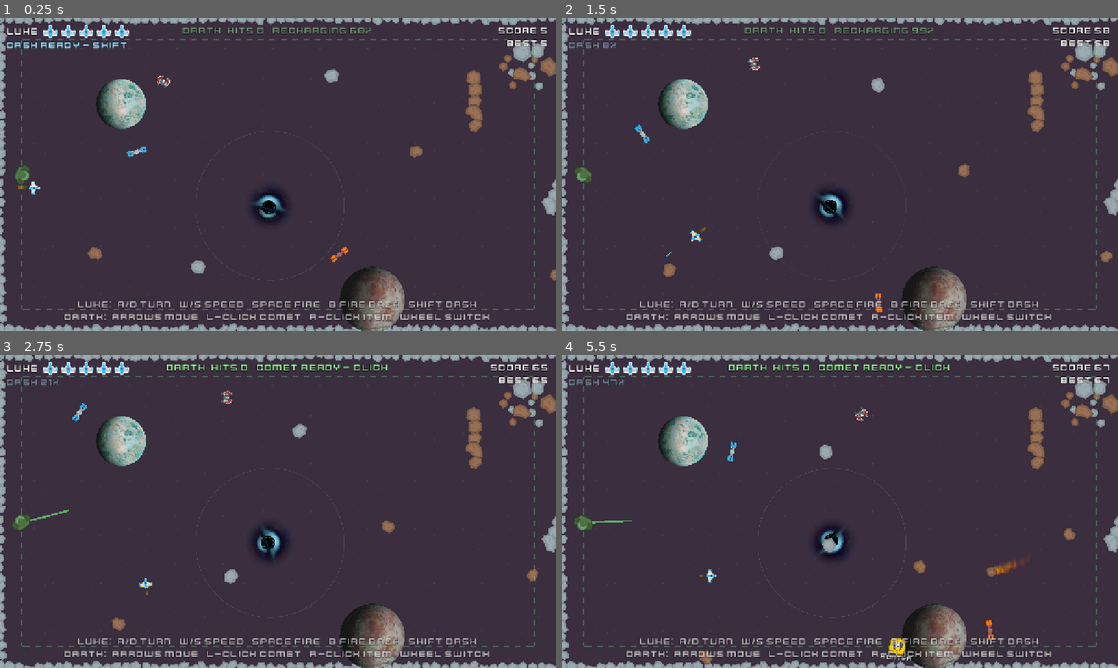
Above: before the commit, frames 1-4 (two rows, left to right).
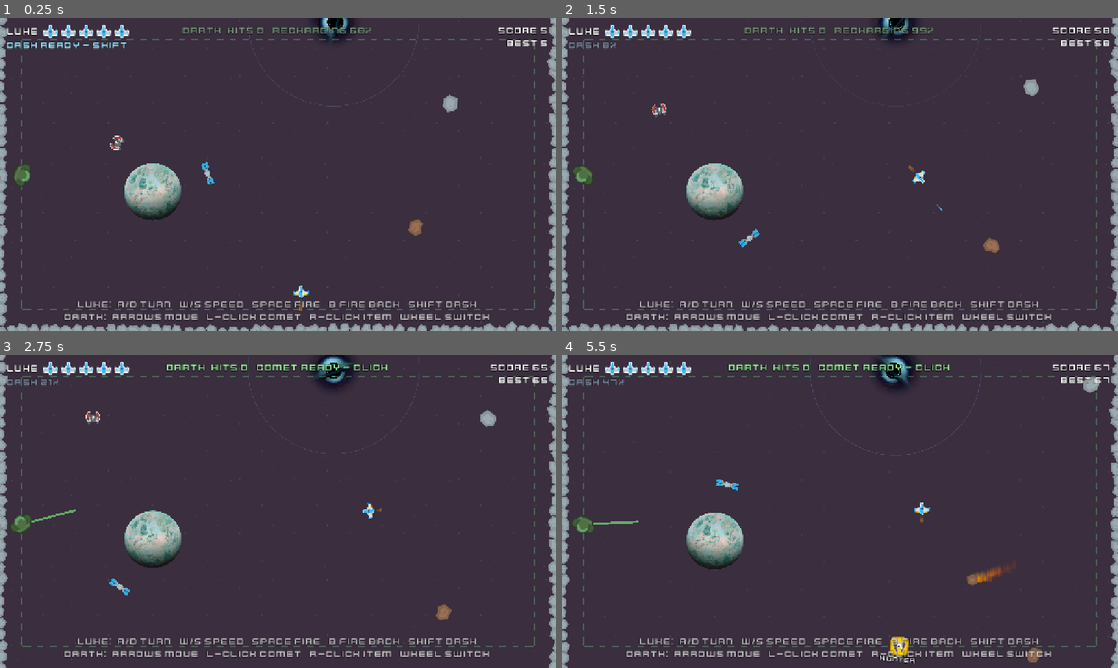
Above: after the commit, the same moments.

Repository: pricezhang42/star-fight
Game: Godot game, scene res://scenes/main.tscn
The game is run twice, just before and just after one commit, with the same random seed, the same clock (stepped at 60 frames per second) and the same inputs.
Inputs (mouse positions are in pixels of both pictures, inside the frame that each line leads up to):
- Up to frame 1 (0.25 s): no input
- Up to frame 2 (1.5 s): tap Enter (restart) at 0.5 s; move the mouse to (962, 158) at 0.52 s; hold D (turn_right) 0.53-1.28 s; tap Shift (dash) at 0.6 s; move the mouse to (728, 190) at 1.27 s; hold S (brake) from 1.28 s (still down); tap Space (fire) at 1.35 s
- Up to frame 3 (2.75 s): move the mouse to (333, 442) at 2.02 s; release S (brake) at 2.03 s; hold D (turn_right) from 2.03 s (still down); tap Down (p2_down) at 2.1 s
- Up to frame 4 (5.5 s): move the mouse to (812, 574) at 2.77 s; release D (turn_right) at 2.78 s; hold W (thrust) 2.78-3.53 s; tap Left (p2_left) at 2.85 s; move the mouse to (1006, 558) at 3.52 s; hold A (turn_left) 3.53-5.03 s; tap Mouse wheel down (p2_next) at 3.6 s; tap Enter (restart) at 4.15 s; move the mouse to (673, 464) at 4.27 s; tap Mouse wheel up (p2_prev) at 4.35 s; move the mouse to (867, 511) at 5.02 s; hold S (brake) from 5.03 s (still down); tap Right (p2_right) at 5.1 s

The runs differ from the first frame. In frame 1, 11% of the frame differs, in the area x 0-100%, y 0-100%; in frame 2, 11%; in frame 3, 12%; in frame 4, 12%.

Commit message:
Vertical version: the game scrolls upward
All level content now sits under a Level node rotated -90 degrees, so the
existing sideways layout and generator read bottom to top without being
rewritten. The play area is 2600 px wide (opening layout stretched across
to match), the camera fits the full width, progress and score are measured
upward, flying back is limited downward, and the background scrolls
vertically. Chasers steer with their global rotation so they still work
inside the rotated level. Best score is saved separately.

Diff:
--- a/scenes/main.tscn
+++ b/scenes/main.tscn
@@ -27,19 +27,22 @@
 
 [node name="Main" type="Node2D"]
 script = ExtResource("main")
-world_size = Vector2(3400, 1680)
+world_size = Vector2(2600, 3400)
 
 [node name="Background" type="Sprite2D" parent="."]
 texture_repeat = 2
-position = Vector2(-600, -400)
+position = Vector2(-700, -3000)
 texture = ExtResource("bg")
 centered = false
 region_enabled = true
-region_rect = Rect2(0, 0, 4600, 2600)
+region_rect = Rect2(0, 0, 4000, 4200)
 
-[node name="Borders" type="Node2D" parent="."]
+[node name="Level" type="Node2D" parent="."]
+rotation = -1.5708
 
-[node name="Top" parent="Borders" instance=ExtResource("wall")]
+[node name="Borders" type="Node2D" parent="Level"]
+
+[node name="Top" parent="Level/Borders" instance=ExtResource("wall")]
 breakable = false
 length = 3348.0
 vertical = false
@@ -47,128 +50,129 @@
 rock_scale = 0.6
 random_seed = 11
 
-[node name="Bottom" parent="Borders" instance=ExtResource("wall")]
+[node name="Bottom" parent="Level/Borders" instance=ExtResource("wall")]
 breakable = false
-position = Vector2(0, 1680)
+position = Vector2(0, 2600)
 length = 3348.0
 vertical = false
 spacing = 52.0
 rock_scale = 0.6
 random_seed = 12
 
-[node name="Left" parent="Borders" instance=ExtResource("wall")]
+[node name="Left" parent="Level/Borders" instance=ExtResource("wall")]
 breakable = false
-length = 1680.0
+length = 2600.0
 spacing = 52.0
 rock_scale = 0.6
 random_seed = 13
 
-[node name="PlanetA" parent="." instance=ExtResource("planet")]
-position = Vector2(650, 462)
+[node name="PlanetA" parent="Level" instance=ExtResource("planet")]
+position = Vector2(650, 715)
 radius = 160.0
 texture = ExtResource("planet19")
 
-[node name="Satellite" parent="PlanetA" instance=ExtResource("satellite")]
+[node name="Satellite" parent="Level/PlanetA" instance=ExtResource("satellite")]
 orbit_radius = 270.0
 angle = 1.0
 orbit_speed = 1.0
 
-[node name="ShipPath" type="Path2D" parent="."]
-position = Vector2(1250, 378)
+[node name="ShipPath" type="Path2D" parent="Level"]
+position = Vector2(1250, 585)
 curve = SubResource("ship_loop")
 
-[node name="RedShip1" parent="ShipPath" instance=ExtResource("pathship")]
+[node name="RedShip1" parent="Level/ShipPath" instance=ExtResource("pathship")]
 speed = 150.0
 fire_cooldown = 2.8
 
-[node name="BlackHole" parent="." instance=ExtResource("blackhole")]
-position = Vector2(1450, 1008)
+[node name="BlackHole" parent="Level" instance=ExtResource("blackhole")]
+position = Vector2(1450, 1560)
 pull_radius = 400.0
 strength = 1000.0
 
-[node name="PlanetB" parent="." instance=ExtResource("planet")]
-position = Vector2(2000, 1512)
+[node name="PlanetB" parent="Level" instance=ExtResource("planet")]
+position = Vector2(2000, 2340)
 radius = 210.0
 texture = ExtResource("planet14")
 spin_speed = -0.04
 
-[node name="EnemySatellite" parent="PlanetB" instance=ExtResource("satellite")]
+[node name="EnemySatellite" parent="Level/PlanetB" instance=ExtResource("satellite")]
 orbit_radius = 300.0
 angle = -2.0
 orbit_speed = -0.8
 hostile = true
 fire_cooldown = 3.0
 
-[node name="AsteroidBelts" type="Node2D" parent="."]
+[node name="AsteroidBelts" type="Node2D" parent="Level"]
 
-[node name="Clump" parent="AsteroidBelts" instance=ExtResource("cluster")]
-position = Vector2(2830, 266)
+[node name="Clump" parent="Level/AsteroidBelts" instance=ExtResource("cluster")]
+position = Vector2(2830, 412)
 radius = 130.0
 count = 12
 rock_scale = 1.0
 random_seed = 5
 
-[node name="StripTop" parent="AsteroidBelts" instance=ExtResource("wall")]
-position = Vector2(2550, 322)
+[node name="StripTop" parent="Level/AsteroidBelts" instance=ExtResource("wall")]
+position = Vector2(2550, 498)
 length = 300.0
 spacing = 64.0
 rock_scale = 0.8
 brown = true
 random_seed = 31
 
-[node name="DiagonalStrip" parent="AsteroidBelts" instance=ExtResource("wall")]
-position = Vector2(3100, 728)
+[node name="DiagonalStrip" parent="Level/AsteroidBelts" instance=ExtResource("wall")]
+position = Vector2(3100, 1127)
 rotation = 0.487
 length = 380.0
 spacing = 64.0
 rock_scale = 0.8
 random_seed = 32
 
-[node name="MovingRock1" parent="AsteroidBelts" instance=ExtResource("rock")]
-position = Vector2(1050, 1350)
+[node name="MovingRock1" parent="Level/AsteroidBelts" instance=ExtResource("rock")]
+position = Vector2(1050, 2089)
 texture = ExtResource("rocktex")
 radius = 34.0
 sprite_scale = 0.9
 moving = true
 start_velocity = Vector2(70, -60)
 
-[node name="MovingRock2" parent="AsteroidBelts" instance=ExtResource("rock")]
-position = Vector2(2250, 700)
+[node name="MovingRock2" parent="Level/AsteroidBelts" instance=ExtResource("rock")]
+position = Vector2(2250, 1083)
 radius = 30.0
 sprite_scale = 0.75
 moving = true
 start_velocity = Vector2(-60, 80)
 
-[node name="MovingRock3" parent="AsteroidBelts" instance=ExtResource("rock")]
-position = Vector2(500, 1250)
+[node name="MovingRock3" parent="Level/AsteroidBelts" instance=ExtResource("rock")]
+position = Vector2(500, 1935)
 radius = 32.0
 sprite_scale = 0.8
 moving = true
 start_velocity = Vector2(50, 70)
 
-[node name="MovingRock4" parent="AsteroidBelts" instance=ExtResource("rock")]
-position = Vector2(1800, 300)
+[node name="MovingRock4" parent="Level/AsteroidBelts" instance=ExtResource("rock")]
+position = Vector2(1800, 464)
 texture = ExtResource("rocktex")
 radius = 34.0
 sprite_scale = 0.9
 moving = true
 start_velocity = Vector2(-70, 40)
 
-[node name="MovingRock5" parent="AsteroidBelts" instance=ExtResource("rock")]
-position = Vector2(3000, 1400)
+[node name="MovingRock5" parent="Level/AsteroidBelts" instance=ExtResource("rock")]
+position = Vector2(3000, 2167)
 radius = 28.0
 sprite_scale = 0.7
 moving = true
 start_velocity = Vector2(-50, -80)
 
-[node name="Aliens" type="Node2D" parent="."]
+[node name="Aliens" type="Node2D" parent="Level"]
 
-[node name="LevelGenerator" type="Node2D" parent="."]
+[node name="LevelGenerator" type="Node2D" parent="Level"]
 script = ExtResource("gen")
-world_height = 1680.0
+world_height = 2600.0
 
 [node name="Player" parent="." instance=ExtResource("player")]
-position = Vector2(130, 910)
+position = Vector2(1408, -130)
+rotation = -1.5708
 
 [node name="AlienAstronaut" parent="." instance=ExtResource("astronaut")]
 
--- a/scripts/chaser.gd
+++ b/scripts/chaser.gd
@@ -25,7 +25,7 @@
 
 func _ready() -> void:
 	home = global_position
-	heading = rotation
+	heading = global_rotation
 	_cooldown = randf_range(0.5, fire_cooldown)
 
 
@@ -50,7 +50,7 @@
 	if to_target.length() > 2.0:
 		heading = rotate_toward(heading, to_target.angle(), turn_speed * delta)
 	velocity = Vector2.RIGHT.rotated(heading) * spd
-	rotation = heading
+	global_rotation = heading
 	move_and_slide()
 
 	_cooldown -= delta
--- a/scripts/main.gd
+++ b/scripts/main.gd
@@ -1,11 +1,15 @@
 extends Node2D
-## Level controller for the endless run: wires up the player and HUD, keeps
-## the level generating ahead of the player, tracks the distance score and
-## handles game over and restart.
-
-## Height of the playable area. (Width is endless.)
-@export var world_size := Vector2(3400, 1200)
-## Score points per pixel flown to the right.
+## Level controller for the endless run (vertical version): wires up the
+## player and HUD, keeps the level generating above the player, tracks the
+## height score and handles game over and restart.
+##
+## The level itself is built "sideways" under the Level node, which is turned
+## 90 degrees so that the level's forward direction (its +x) points up the
+## screen. Level-local x = height climbed = -world y.
+
+## Width of the playable area (x). Height is endless upwards.
+@export var world_size := Vector2(2600, 3400)
+## Score points per pixel climbed.
 @export var score_per_pixel := 0.1
 ## Points Luke earns for each laser hit on Darth.
 @export var darth_hit_points := 100
@@ -23,7 +27,7 @@
 @export var window_fraction := 0.92
 
 const COMET := preload("res://scenes/comet.tscn")
-const SAVE_PATH := "user://star_fights.cfg"
+const SAVE_PATH := "user://star_fights_vertical.cfg"
 static var _window_sized := false
 
 var _over := false
@@ -37,7 +41,7 @@
 
 @onready var player = $Player
 @onready var hud = $HUD
-@onready var generator = $LevelGenerator
+@onready var generator = $Level/LevelGenerator
 @onready var background: Sprite2D = $Background
 @onready var camera: Camera2D = $Player/Camera2D
 @onready var lose_sound: AudioStreamPlayer = $LoseSound
@@ -45,9 +49,9 @@
 
 func _ready() -> void:
 	camera.limit_left = 0
-	camera.limit_top = 0
-	camera.limit_right = 100000000
-	camera.limit_bottom = int(world_size.y)
+	camera.limit_right = int(world_size.x)
+	camera.limit_top = -100000000
+	camera.limit_bottom = 0
 	player.lives_changed.connect(hud.set_lives)
 	player.died.connect(_on_player_died)
 	hud.set_lives(player.lives)
@@ -59,13 +63,13 @@
 	player.status_changed.connect(hud.set_luke_status)
 	player.dash_changed.connect(hud.set_dash)
 	hud.set_p2_hits(0)
-	_start_x = player.global_position.x
+	_start_x = -player.global_position.y
 	_furthest_x = _start_x
 	best = _load_best()
 	hud.set_score(0, best)
 	_size_window()
-	get_viewport().size_changed.connect(_fit_height)
-	_fit_height()
+	get_viewport().size_changed.connect(_fit_width)
+	_fit_width()
 
 
 ## Make the window nearly fill the monitor (once per launch).
@@ -82,9 +86,9 @@
 	DisplayServer.window_set_position(area.position + (area.size - size) / 2)
 
 
-## Zoom the camera so the whole level height fills the screen vertically.
-func _fit_height() -> void:
-	var z := get_viewport().get_visible_rect().size.y / world_size.y
+## Zoom the camera so the whole level width fills the screen horizontally.
+func _fit_width() -> void:
+	var z := get_viewport().get_visible_rect().size.x / world_size.x
 	camera.zoom = Vector2(z, z)
 
 
@@ -100,10 +104,11 @@
 
 	# Slide the tiled background along with the camera (snapped to whole
 	# tiles so it doesn't visibly move).
-	var tile := float(background.texture.get_width())
-	background.position.x = floorf((camera.get_screen_center_position().x - 2200.0) / tile) * tile
-
-	var x: float = player.global_position.x
+	var tile := float(background.texture.get_height())
+	background.position.y = floorf((camera.get_screen_center_position().y - 2100.0) / tile) * tile
+
+	# Progress is measured upwards: level-local x = -world y.
+	var x: float = -player.global_position.y
 	_furthest_x = maxf(_furthest_x, x)
 	score = int((_furthest_x - _start_x) * score_per_pixel) + bonus
 	hud.set_score(score, maxi(score, best))
@@ -111,12 +116,13 @@
 	# Keep the level built ahead, forget what is far behind, and stop the
 	# player flying back into the forgotten part.
 	var back := maxf(0.0, _furthest_x - backtrack_limit)
-	camera.limit_left = int(maxf(0.0, back - 300.0))
+	camera.limit_bottom = int(-maxf(0.0, back - 300.0))
 	generator.update(_furthest_x + 3000.0, back - 2500.0)
 	if not _over and x < back:
-		player.position.x = back
-		player.heading = PI - player.heading # bounce back to the right
-		player.drift.x = absf(player.drift.x)
+		player.position.y = -back
+		player.heading = -player.heading # bounce back upwards
+		player._move_dir = player.heading
+		player.drift.y = -absf(player.drift.y)
 
 	if _over and Input.is_action_just_pressed("restart"):
 		get_tree().reload_current_scene()
Binary file changed: screenshot.png
